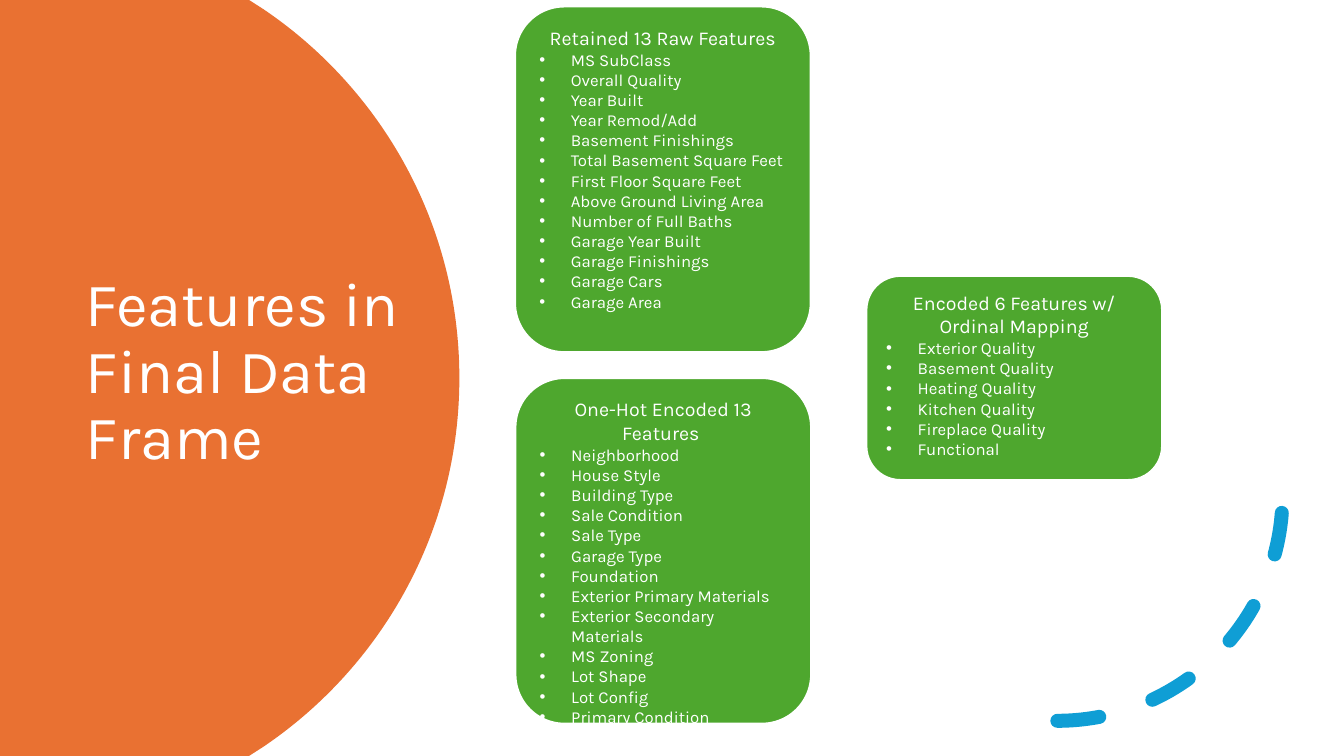
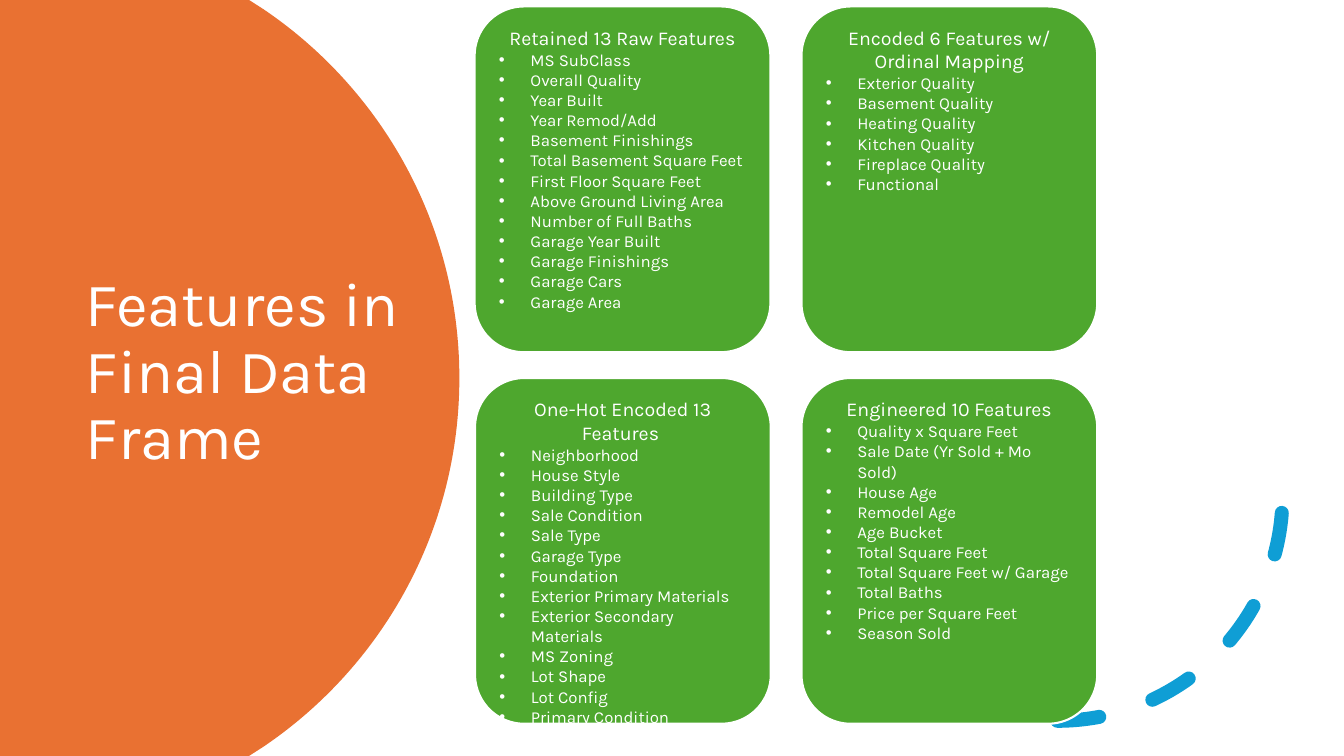
Before and after one commit to dewayneh57/ACS5513, a slide deck: slide 6 of Petabyte Pirates.pptx. Drawn at 1344x756 pixels with LibreOffice and Linux fonts; fonts in the diff are those of the drawing. Boxes give left, top, right and bottom in pixels: in the first picture for what was removed or moved away, otherwise in the second. Text is boxed around its words. In the diff, an @@ line names an element or a change of style, - is before the commit and + after.

Commit message:
More features in preso.

```diff
--- a/Petabyte Pirates.pptx
+++ b/Petabyte Pirates.pptx
@@ rounded rectangle "Retained 13 Raw Features": place and size @@
-rounded rectangle "Retained 13 Raw Features" at [515,6,811,352]
+rounded rectangle "Retained 13 Raw Features" at [475,6,770,352]
@@ rounded rectangle "Encoded 6 Features w/ Ordinal ...": place and size @@
-rounded rectangle "Encoded 6 Features w/ Ordinal ..." at [866,276,1162,481]
+rounded rectangle "Encoded 6 Features w/ Ordinal ..." at [802,6,1097,352]
@@ rounded rectangle "One-Hot Encoded 13 Features": place and size @@
-rounded rectangle "One-Hot Encoded 13 Features" at [515,378,811,724]
+rounded rectangle "One-Hot Encoded 13 Features" at [475,378,770,724]
@@ rounded rectangle added at [802,378,1097,724], fill #4EA72E, outline #FFFFFF 1.5 pt, 12 pt, text #FFFFFF @@
+Engineered 10 Features
+• Quality x Square Feet
+• Sale Date (Yr Sold + Mo Sold)
+• House Age
+• Remodel Age
+• Age Bucket
+• Total Square Feet
+• Total Square Feet w/ Garage
+• Total Baths
+• Price per Square Feet
+• Season Sold
```
